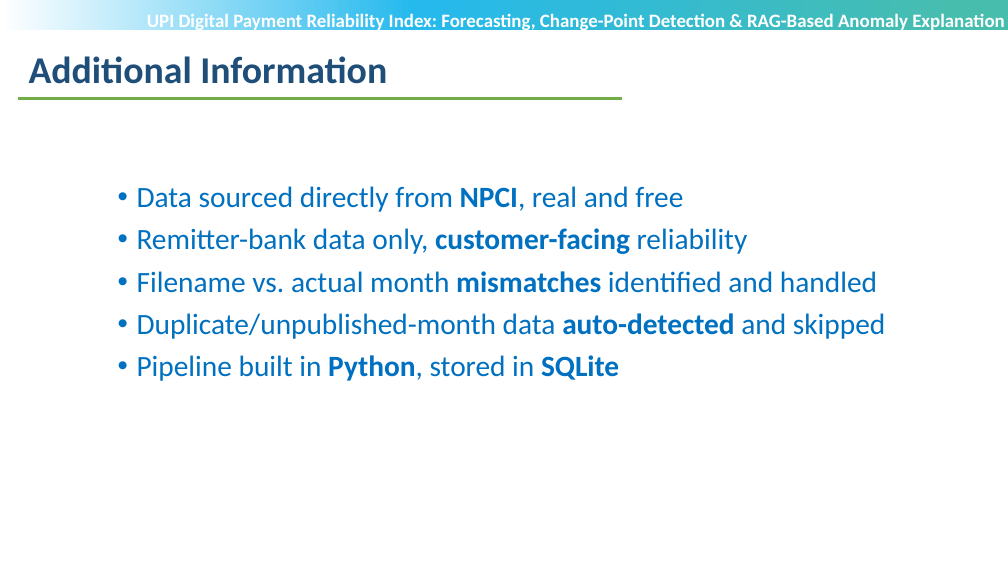
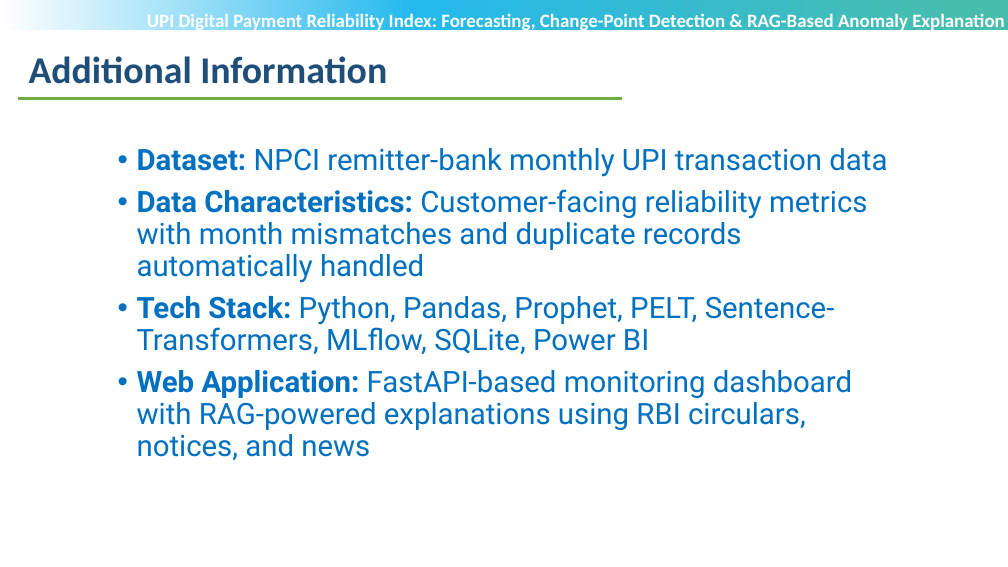
Before and after one commit to POOJITHA-02/lti-proj, a slide deck: slide 8 of 1ST REVIEW.pptx. Drawn at 1008x567 pixels with LibreOffice and Linux fonts; fonts in the diff are those of the drawing; background and template pictures are left out. Boxes give left, top, right and bottom in pixels: in the first picture for what was removed or moved away, otherwise in the second. Text is boxed around its words. In the diff, an @@ line names an element or a change of style, - is before the commit and + after.

```diff
--- a/1ST REVIEW.pptx
+++ b/1ST REVIEW.pptx
@@ text at (137, 148, 887, 460): text changed; font Calibri to Roboto @@
-• Data sourced directly from NPCI, real and free
-• Remitter-bank data only, customer-facing reliability
-• Filename vs. actual month mismatches identified and handled
-• Duplicate/unpublished-month data auto-detected and skipped
-• Pipeline built in Python, stored in SQLite
+• Dataset: NPCI remitter-bank monthly UPI transaction data
+• Data Characteristics: Customer-facing reliability metrics with month mismatches and duplicate records automatically handled
+• Tech Stack: Python, Pandas, Prophet, PELT, Sentence-Transformers, MLflow, SQLite, Power BI
+• Web Application: FastAPI-based monitoring dashboard with RAG-powered explanations using RBI circulars, notices, and news
```
Also in this commit, not shown: 11 other slides changed.
